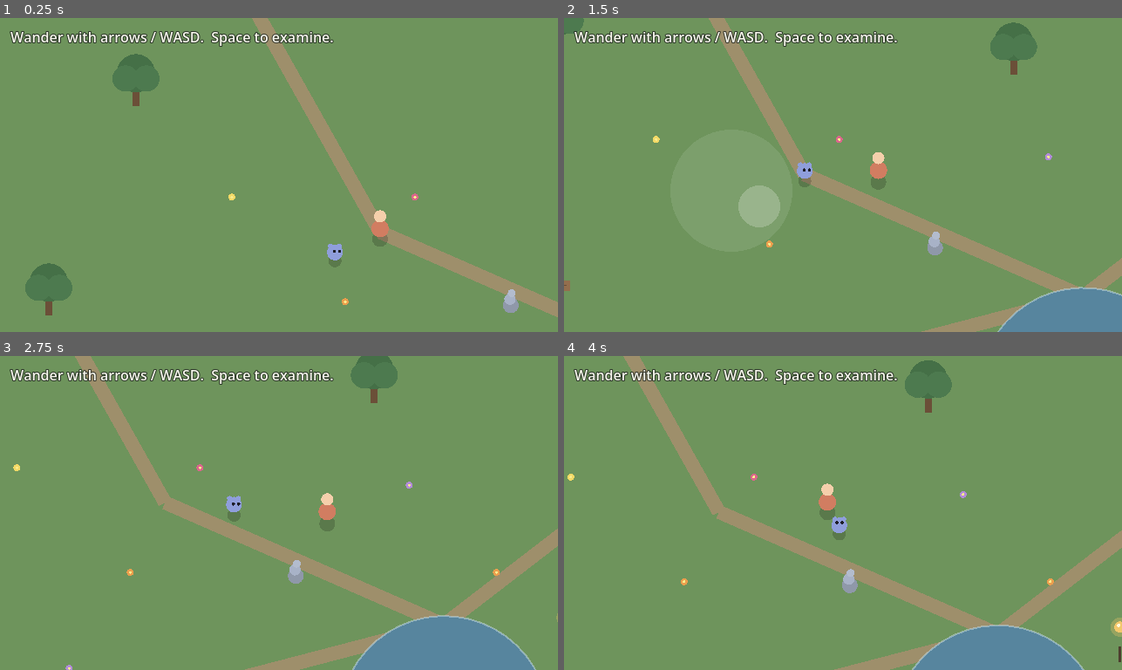
Above: before the commit, frames 1-4 (two rows, left to right).
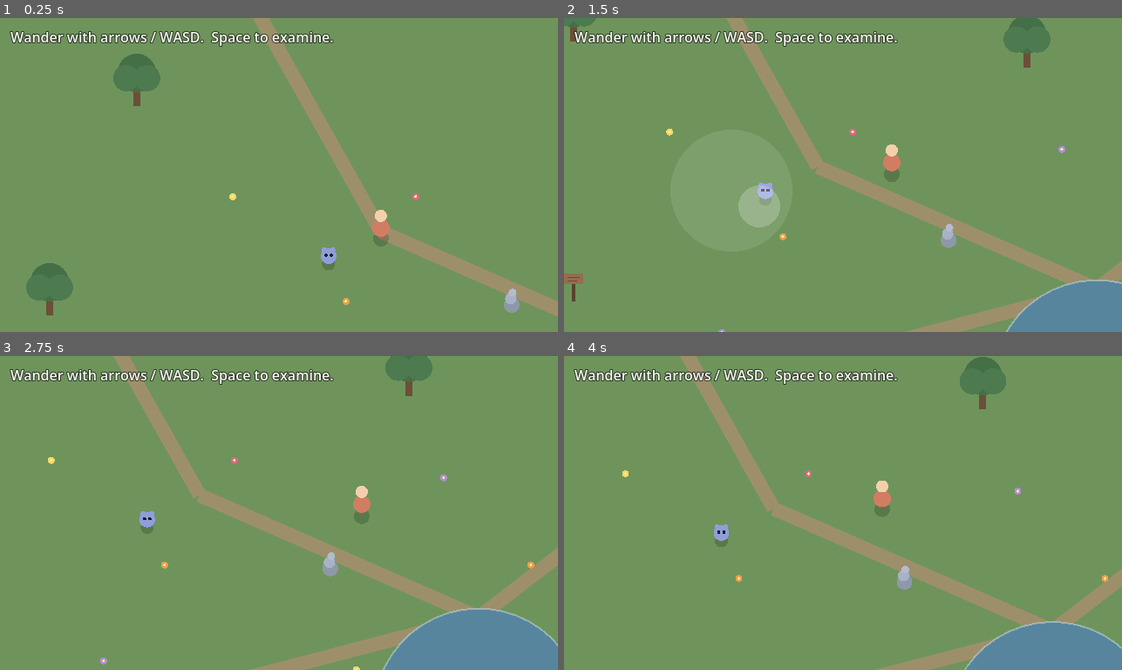
Above: after the commit, the same moments.

Repository: maximusunc/pokepals
Game: Godot game, scene res://scenes/world.tscn
The game is run twice, just before and just after one commit, with the same random seed, the same clock (stepped at 60 frames per second) and the same inputs.
Inputs (mouse positions are in pixels of both pictures, inside the frame that each line leads up to):
- Up to frame 1 (0.25 s): no input
- Up to frame 2 (1.5 s): tap Enter (ui_accept) at 0.5, 0.77 s; move the mouse to (965, 159) at 0.52 s; hold Right (ui_right) 0.53-1.25 s; click (965, 159) at 0.67 s; drag from (731, 190) to (815, 237) at 1.27 s
- Up to frame 3 (2.75 s): move the mouse to (334, 443) at 2.02 s; hold Right (ui_right) from 2.03 s (still down)
- Up to frame 4 (4 s): release Right (ui_right) at 2.75 s; drag from (815, 575) to (675, 465) at 2.77 s; move the mouse to (1010, 560) at 3.52 s; hold Left (ui_left) from 3.53 s (still down); tap Enter (ui_accept) at 3.77 s

The runs differ from the first frame. In frame 1, 0.8% of the frame differs, in the area x 4-100%, y 0-96%; in frame 2, 9.6%; in frame 3, 14%; in frame 4, 15%, in the area x 0-100%, y 0-100%.
Error after the commit: Parse Error: Cannot infer the type of "near" variable because the value doesn't have a set type. (res://scripts/world/companion_self.gd:84)

Commit message:
Give the companion its own agenda, won over by a growing bond
The companion now starts as its own creature: a fresh one would rather
investigate the world and wander to nearby props than trail the player.
A persistent "bond" (0..1) grows with time spent together and tips the
balance over time — the more bonded it becomes, the more it chooses to
stay at your side and the less it strays.

- CompanionSelf: add a persistent, saved `bond` that deepens from time
  near the player and shared interactions (separate from trait drift).
- Drives: follow eagerness now scales with bond (plus a distance "leash"
  so an independent companion still won't let you get truly far), while a
  self-directed wander scores high at low bond and fades as it grows.
- companion.json: new bond + balance tunables, documented inline.
- Tests: cover the low-bond-lingers / high-bond-follows arc and bond growth.

Diff:
--- a/pokepals/data/companion.json
+++ b/pokepals/data/companion.json
@@ -10,11 +10,26 @@
 	"curiosity_cooldown": 3.5,
 	"curiosity_linger": 3.2,
 	"curiosity_stop_distance": 30.0,
-	"_wander_comment": "Self-directed wandering: when settled near the player, it may stroll to a nearby prop on its own. chance is per second, scaled by the curiosity trait; cooldown keeps it occasional. It scores below following, so it gives up the detour if you walk off.",
+	"_wander_comment": "Self-directed wandering: when settled near the player, it may stroll to a nearby prop on its own. chance is per second, scaled by the curiosity trait AND damped by bond (a more bonded companion strikes out less). cooldown keeps it occasional.",
 	"wander_radius": 200.0,
 	"wander_chance_per_sec": 0.12,
 	"wander_cooldown": 9.0,
 	"wander_linger": 2.5,
+	"wander_chance_bond_damp": 0.5,
+	"_bond_comment": "The relationship itself (0..1), persistent across sessions. It starts at 'init' (a fresh companion is its own creature) and grows: grow_per_sec always while present, grow_per_sec_near extra while you stay within follow_near, grow_per_interaction on each shared examine. With these values an ever-near player reaches a strong bond in roughly 10-12 minutes, and it is saved so a returning companion already knows you.",
+	"bond": {
+		"init": 0.0,
+		"max": 1.0,
+		"grow_per_sec": 0.0006,
+		"grow_per_sec_near": 0.0010,
+		"grow_per_interaction": 0.01
+	},
+	"_balance_comment": "How bond tips the wander-vs-follow contest. Self-wander scores wander_score_low at bond 0 (its own agenda) fading to wander_score_high at bond 1. Following scores follow_eager_low..follow_eager_high by bond, PLUS a distance leash (0 at follow_near ramping to follow_leash at follow_far) so it never lets you get truly far. A player-triggered look is fixed well above all of these.",
+	"wander_score_low": 7.0,
+	"wander_score_high": 2.0,
+	"follow_eager_low": 2.0,
+	"follow_eager_high": 8.0,
+	"follow_leash": 6.0,
 	"personality": {
 		"curiosity": 0.85,
 		"energy": 0.7,
--- a/pokepals/scripts/world/companion_drives.gd
+++ b/pokepals/scripts/world/companion_drives.gd
@@ -12,9 +12,13 @@
 ##   act(perception, self, cfg, rng, delta)     only the winner is asked; returns
 ##       -> { behavior, move_target, desired_speed, look_at, reactions }
 ##
-## Priority is encoded in the base scores (investigate > follow > idle), which
-## reproduces the original behavior. Traits modulate behavior within a drive, not
-## the ordering — for now.
+## Priority is mostly encoded in the base scores (noticing the player > follow >
+## idle). The one place the ORDERING itself shifts is the bond: a fresh companion
+## is its own creature, so a self-directed wander outscores following — it would
+## rather potter about than trail you. As the bond deepens, following grows more
+## eager and wandering less, until staying with you wins. That arc lives in
+## FollowDrive.evaluate and InvestigateDrive's self-wander score, both read from
+## CompanionSelf.bond and tuned in companion.json.
 
 
 static func make_all(cfg: Dictionary, rng: RandomNumberGenerator) -> Array:
@@ -41,10 +45,11 @@
 ##             and it scores below following, so it abandons the detour if the
 ##             player walks away.
 ## Either way it waddles over, lingers, then loses interest, on a per-source
-## cooldown.
+## cooldown. A player-triggered look always trumps everything (the sacred "it
+## noticed me" beat); a self-directed wander, by contrast, is bond-scaled: strong
+## when the companion barely knows you and fading as it comes to prefer your side.
 class InvestigateDrive extends Drive:
-	const PLAYER_SCORE := 10.0
-	const SELF_SCORE := 3.0
+	const PLAYER_SCORE := 20.0
 	var _active := false
 	var _source := "player"  # "player" | "self"
 	var _target := Vector2.ZERO
@@ -65,14 +70,24 @@
 		# Otherwise, when settled near the player, it may wander off on its own.
 		elif not _active and _wander_cooldown <= 0.0 and perception["has_poi"] and perception["dist_to_player"] <= float(cfg["follow_near"]):
 			var curiosity := s.trait_value("curiosity", _personality(cfg, "curiosity"))
-			var chance := float(cfg.get("wander_chance_per_sec", 0.0)) * curiosity * float(perception["delta"])
+			# A weaker bond means a more independent companion that strikes out on
+			# its own more readily; as it bonds it initiates fewer detours.
+			var bond_damp := 1.0 - s.bond * float(cfg.get("wander_chance_bond_damp", 0.0))
+			var chance := float(cfg.get("wander_chance_per_sec", 0.0)) * curiosity * bond_damp * float(perception["delta"])
 			if rng.randf() < chance:
 				_start("self", perception["nearest_poi"], float(cfg.get("wander_linger", cfg["curiosity_linger"])))
 				_wander_cooldown = float(cfg.get("wander_cooldown", cfg["curiosity_cooldown"]))
 
 		if not _active:
 			return 0.0
-		return PLAYER_SCORE if _source == "player" else SELF_SCORE
+		return PLAYER_SCORE if _source == "player" else _self_score(s, cfg)
+
+	# How strongly a self-directed wander competes: high at low bond (its own
+	# agenda wins), fading toward the player's side as the bond deepens.
+	func _self_score(s: CompanionSelf, cfg: Dictionary) -> float:
+		var low := float(cfg.get("wander_score_low", 3.0))
+		var high := float(cfg.get("wander_score_high", 3.0))
+		return lerpf(low, high, s.bond)
 
 	func _start(source: String, target: Vector2, linger: float) -> void:
 		_active = true
@@ -109,11 +124,23 @@
 
 ## Stay with the player: trail behind them, strolling when just behind, hustling
 ## when far.
+##
+## How much it WANTS to follow has two parts. Eagerness rises with the bond — a
+## new companion barely cares to trail you, a deeply bonded one wants to be at your
+## side. A distance "leash" adds urgency the farther you get, so that even an
+## independent companion won't let you wander clean off the screen: get far enough
+## and following wins regardless of how new the bond is.
 class FollowDrive extends Drive:
-	const SCORE := 5.0
-
-	func evaluate(perception: Dictionary, _s: CompanionSelf, cfg: Dictionary, _rng: RandomNumberGenerator) -> float:
-		return SCORE if perception["dist_to_player"] > float(cfg["follow_near"]) else 0.0
+	func evaluate(perception: Dictionary, s: CompanionSelf, cfg: Dictionary, _rng: RandomNumberGenerator) -> float:
+		var dist: float = perception["dist_to_player"]
+		var near := float(cfg["follow_near"])
+		if dist <= near:
+			return 0.0
+		var eager := lerpf(float(cfg.get("follow_eager_low", 5.0)), float(cfg.get("follow_eager_high", 5.0)), s.bond)
+		var far := float(cfg["follow_far"])
+		var over := clampf((dist - near) / maxf(far - near, 1.0), 0.0, 1.0)
+		var leash := over * float(cfg.get("follow_leash", 0.0))
+		return eager + leash
 
 	func act(perception: Dictionary, _s: CompanionSelf, cfg: Dictionary, _rng: RandomNumberGenerator, _delta: float) -> Dictionary:
 		var dist: float = perception["dist_to_player"]
--- a/pokepals/scripts/world/companion_self.gd
+++ b/pokepals/scripts/world/companion_self.gd
@@ -7,6 +7,13 @@
 ##
 ##   traits:       0..1 personality dimensions that DRIFT over time (curiosity,
 ##                 energy, clinginess, ...). They bias how the companion behaves.
+##   bond:         0..1 the RELATIONSHIP itself, separate from personality. It
+##                 starts near 0 — a fresh companion is its own creature, happier
+##                 to wander and investigate than to follow — and grows, mostly
+##                 monotonically, the more time you spend together. As it grows the
+##                 companion chooses to follow you more and stray less. This is the
+##                 "bond deepens over time" arc, kept apart from the trait drift so
+##                 the two effects stay legible.
 ##   observations: running tallies of how the player actually plays. The raw
 ##                 material that drift reads to nudge traits.
 ##   mood:         a light, fast-moving feeling (-1 subdued .. 1 excited) that
@@ -19,6 +26,7 @@
 const SCHEMA_VERSION := 1
 
 var traits: Dictionary = {}
+var bond: float = 0.0
 var observations: Dictionary = {}
 var mood: float = 0.0
 var short_term: Dictionary = {}
@@ -30,6 +38,7 @@
 static func make_default(cfg: Dictionary) -> CompanionSelf:
 	var s := CompanionSelf.new()
 	s.traits = _default_traits(cfg)
+	s.bond = clampf(float(cfg.get("bond", {}).get("init", 0.0)), 0.0, 1.0)
 	s.observations = _default_observations()
 	s.mood = 0.0
 	s.short_term = {}
@@ -72,12 +81,31 @@
 	observations["play_seconds"] += delta
 	var velocity: Vector2 = perception["player_velocity"]
 	observations["explored_distance"] += velocity.length() * delta
-	if perception["dist_to_player"] <= float(cfg["follow_near"]):
+	var near := perception["dist_to_player"] <= float(cfg["follow_near"])
+	if near:
 		observations["time_near"] += delta
 	else:
 		observations["time_far"] += delta
 	if perception["has_interaction"]:
 		observations["interactions"] += 1.0
+	_grow_bond(perception, cfg, delta, near)
+
+
+## The bond DEEPENS with time spent together. It always grows a little just from
+## the companion being present with you, faster while you stay close, and gets a
+## small bump whenever you examine something near it (a shared moment). Kept gentle
+## and bounded so the shift from independent-wanderer to devoted-follower is felt
+## across a session, not flipped in seconds. A no-op without "bond" config.
+func _grow_bond(perception: Dictionary, cfg: Dictionary, delta: float, near: bool) -> void:
+	if not cfg.has("bond"):
+		return
+	var bond_cfg: Dictionary = cfg["bond"]
+	var amount := float(bond_cfg.get("grow_per_sec", 0.0)) * delta
+	if near:
+		amount += float(bond_cfg.get("grow_per_sec_near", 0.0)) * delta
+	if perception["has_interaction"]:
+		amount += float(bond_cfg.get("grow_per_interaction", 0.0))
+	bond = clampf(bond + amount, 0.0, float(bond_cfg.get("max", 1.0)))
 
 
 ## Normalized 0..1 read-outs of how the player plays, derived from observations:
@@ -140,6 +168,7 @@
 	return {
 		"version": SCHEMA_VERSION,
 		"traits": traits.duplicate(true),
+		"bond": bond,
 		"observations": observations.duplicate(true),
 		"mood": mood,
 		"short_term": short_term.duplicate(true),
@@ -152,6 +181,8 @@
 	if data.get("traits") is Dictionary:
 		for key in data["traits"]:
 			s.traits[key] = clampf(float(data["traits"][key]), 0.0, 1.0)
+	if data.has("bond"):
+		s.bond = clampf(float(data["bond"]), 0.0, 1.0)
 	if data.get("observations") is Dictionary:
 		for key in data["observations"]:
 			s.observations[key] = float(data["observations"][key])
--- a/pokepals/tests/test_companion_brain.gd
+++ b/pokepals/tests/test_companion_brain.gd
@@ -14,6 +14,9 @@
 	fails += _test_ignores_distant_interaction(cfg)
 	fails += _test_wanders_to_poi_on_its_own(cfg)
 	fails += _test_follow_overrides_self_wander(cfg)
+	fails += _test_low_bond_lingers_when_player_drifts(cfg)
+	fails += _test_high_bond_follows_instead_of_wandering(cfg)
+	fails += _test_bond_grows_with_time_together(cfg)
 	return fails
 
 
@@ -33,6 +36,19 @@
 		"delta": 0.016,
 		"events": events,
 		"time": 0.0,
+	}
+
+
+# Like _ctx but with a standing point of interest the companion can wander to.
+static func _ctx_poi(companion_pos: Vector2, player_pos: Vector2, poi: Vector2, time: float) -> Dictionary:
+	return {
+		"companion_pos": companion_pos,
+		"player_pos": player_pos,
+		"player_velocity": Vector2.ZERO,
+		"delta": 0.05,
+		"events": [],
+		"time": time,
+		"points_of_interest": [poi],
 	}
 
 
@@ -105,8 +121,9 @@
 	return _ok(wandered, "wanders to a nearby point of interest on its own")
 
 
-# Following the player outranks a self-directed wander: if the player is far, the
-# companion should follow rather than potter about.
+# The distance "leash": even a barely-bonded, independent companion won't let the
+# player get truly far. With the player well beyond follow_far, following must win
+# over any self-directed wander.
 static func _test_follow_overrides_self_wander(cfg: Dictionary) -> int:
 	var brain := CompanionBrain.new(cfg, 7)
 	var poi := Vector2(110, 100)
@@ -125,3 +142,45 @@
 			ever_curious = true
 			break
 	return _ok(not ever_curious, "follows the player instead of self-wandering when they're far")
+
+
+# The heart of it: a fresh, barely-bonded companion is its own creature. Once it's
+# set off to investigate something, a small drift by the player shouldn't yank it
+# to heel — it would rather keep pottering.
+static func _test_low_bond_lingers_when_player_drifts(cfg: Dictionary) -> int:
+	var brain := CompanionBrain.new(cfg, 12345, CompanionSelf.make_default(cfg))  # bond ~ 0
+	var poi := Vector2(120, 100)
+	# Settled right beside the player, let a self-directed wander get going.
+	var started := false
+	for i in 8000:
+		if brain.update(_ctx_poi(Vector2(100, 100), Vector2(100, 100), poi, i * 0.05))["behavior"] == "curious":
+			started = true
+			break
+	# The player now drifts to a gentle walking distance (past follow_near, well
+	# short of follow_far). A barely-bonded companion keeps its own agenda.
+	var behavior: String = brain.update(_ctx_poi(Vector2(100, 100), Vector2(160, 100), poi, 9999.0))["behavior"]
+	var fails := 0
+	fails += _ok(started, "low-bond companion sets off to investigate on its own")
+	fails += _ok(behavior == "curious", "low-bond companion keeps wandering when the player only drifts a little")
+	return fails
+
+
+# The other end of the arc: a deeply bonded companion wants to be at your side. The
+# moment the player steps away, following beats any lingering urge to investigate.
+static func _test_high_bond_follows_instead_of_wandering(cfg: Dictionary) -> int:
+	var s := CompanionSelf.make_default(cfg)
+	s.bond = 1.0
+	var brain := CompanionBrain.new(cfg, 1, s)
+	# Same modest drift as the low-bond case, with a prop right there to tempt it.
+	var behavior: String = brain.update(_ctx_poi(Vector2(100, 100), Vector2(160, 100), Vector2(120, 100), 0.0))["behavior"]
+	return _ok(behavior == "follow", "high-bond companion stays with the player instead of wandering off")
+
+
+# Bond deepens with time spent close together.
+static func _test_bond_grows_with_time_together(cfg: Dictionary) -> int:
+	var s := CompanionSelf.make_default(cfg)
+	var before := s.bond
+	var brain := CompanionBrain.new(cfg, 1, s)
+	for i in 600:  # ~30s of staying close
+		brain.update(_ctx(Vector2(100, 100), Vector2(110, 100)))  # dist 10 -> "near"
+	return _ok(brain.get_self().bond > before, "bond grows the longer the player stays near")
